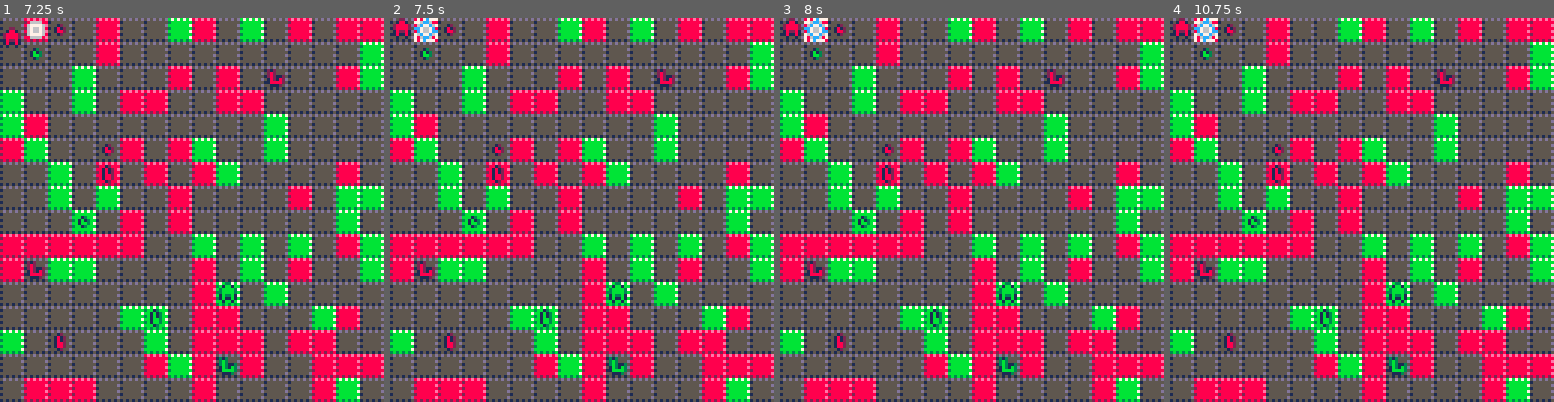
Above: before the commit, frames 1-4 (left to right).
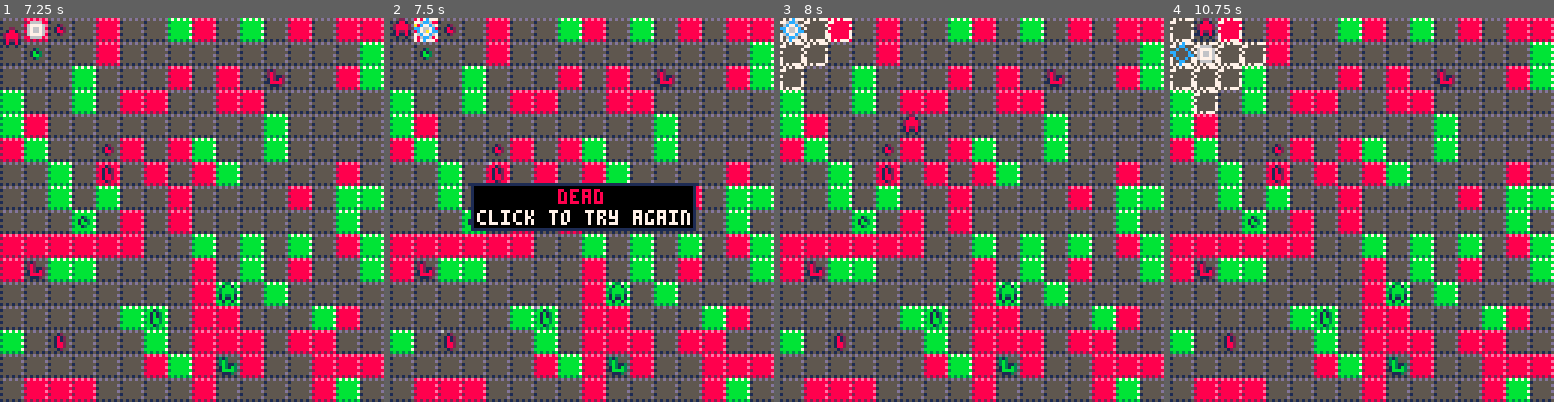
Above: after the commit, the same moments.

Repository: jcwilk/dv_prototype
Game: PICO-8 cartridge divproto.p8
The game is run twice, just before and just after one commit, with the same random seed, the same clock (stepped at 60 frames per second) and the same inputs.
Inputs (mouse positions are in pixels of both pictures, inside the frame that each line leads up to):
- Up to frame 1 (7.25 s): click (280, 121) at 0.67 s; tap O (Z key) at 0.7, 1.7, 2.1, 2.5, 2.9, 3.3, 3.7, 4.1, 4.5, 4.9, 5.3, 5.7, 6.1, 6.5, 6.9 s; click (46, 267) at 1.22 s; hold Right 1.6-2.1 s; click (107, 114) at 1.77 s; hold Up 2.15-2.42 s; click (172, 259) at 2.32 s; hold Right 2.47-3.03 s; click (234, 106) at 2.87 s; hold Left 3.08-3.58 s; click (295, 256) at 3.42 s; hold Down 3.63-3.97 s; click (61, 102) at 3.97 s; hold Right 4.02-4.68 s; click (122, 248) at 4.52 s; hold Up 4.73-5.03 s; click (184, 94) at 5.07 s; hold Left 5.08-5.68 s; click (249, 244) at 5.62 s; hold Down 5.73-6.03 s; hold Right 6.08-6.58 s; click (311, 90) at 6.17 s; hold Right 6.63-7.13 s; click (76, 236) at 6.72 s; hold Up from 7.18 s (still down)
- Up to frame 2 (7.5 s): click (528, 83) at 7.27 s; tap O (Z key) at 7.3 s; release Up at 7.45 s
- Up to frame 3 (8 s): hold Right from 7.5 s (still down); tap O (Z key) at 7.7 s; click (979, 229) at 7.82 s
- Up to frame 4 (10.75 s): release Right at 8.07 s; tap O (Z key) every 0.4 s from 8.1 to 10.5 s; hold Left 8.12-8.62 s; click (1434, 79) at 8.37 s; hold Down 8.67-9 s; click (1496, 225) at 8.92 s; hold Right 9.05-9.72 s; click (1258, 71) at 9.47 s; hold Up 9.77-10.07 s; click (1323, 217) at 10.02 s; hold Left 10.12-10.72 s; click (1385, 64) at 10.57 s

Frame 1 is identical in both runs. In frame 2, 7.1% of the frame differs, in the area x 6-80%, y 1-83%; in frame 3, 1.6%; in frame 4, 2.3%.

Commit message:
Add death screen

Diff:
--- a/divproto.p8
+++ b/divproto.p8
@@ -156,11 +156,20 @@
   cam.y=player.y*8 - 60
  end
 
+ if dead and (btnp(4) or mouse.click) then
+  extcmd "reset"
+ end
+
  if #anims.all>0 then
   anims.tick()
   return
  end
 
+ if dead or check_dead(player.x,player.y) then
+  dead=true
+  mobs.move()
+ end
+
  if(btnp(4)) then
   choose_move()
  end
@@ -176,6 +185,10 @@
  if(btnp(3)) then
   press_with(find_lower_move)
  end
+end
+
+function check_dead()
+ return (player.col == 0 and #highlighted_moves == 0)
 end
 
 function press_with(fn)
@@ -249,6 +262,14 @@
  //print(stat(1),0,6,6)
  //print(stat(32),0,0,6)
  //print(stat(34),0,6,6)
+ //dead=true
+ if dead then
+  rectfill(27,55,101,70,0)
+  rect(27,55,101,70,1)
+  print("dead",56,57,8)
+  print("click to try again",29,64,7)
+ end
+
  if mouse.on then
   spr(6,mouse.x,mouse.y+cam.y)
  end
@@ -304,6 +325,10 @@
   local tile = tiles.by_coord[move[1]][move[2]]
   tile.highlighted = true
  end)
+
+ if #highlighted_moves == 1 and player.col==0 then
+  highlighted_moves={}
+ end
 end
 
 function dehighlight_moves()
@@ -458,7 +483,9 @@
    anims.after(function()
     //dupt
 		  highlight_moves()
-		  select_player_tile()
+		  if #highlighted_moves>0 then
+ 		  select_player_tile()
+ 		 end
 		 end)
 		end)
  end
Not shown, changed: index.js
